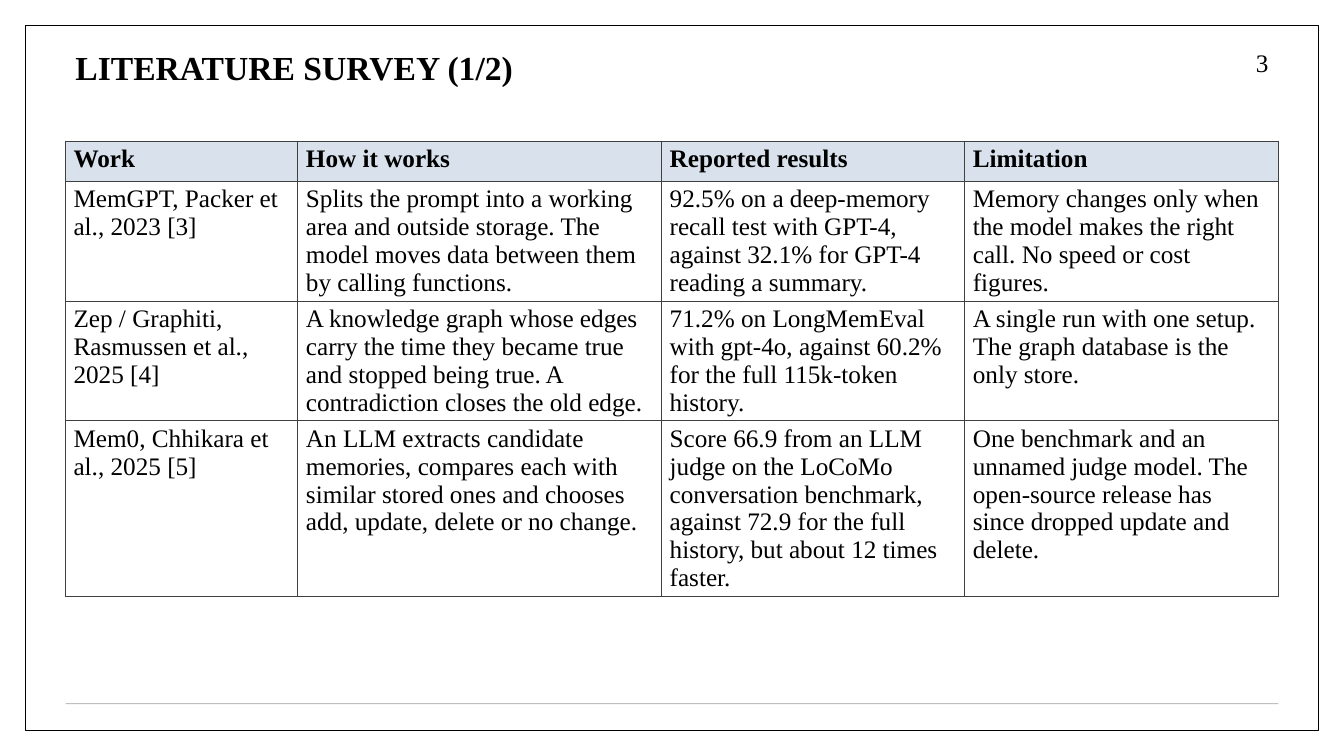
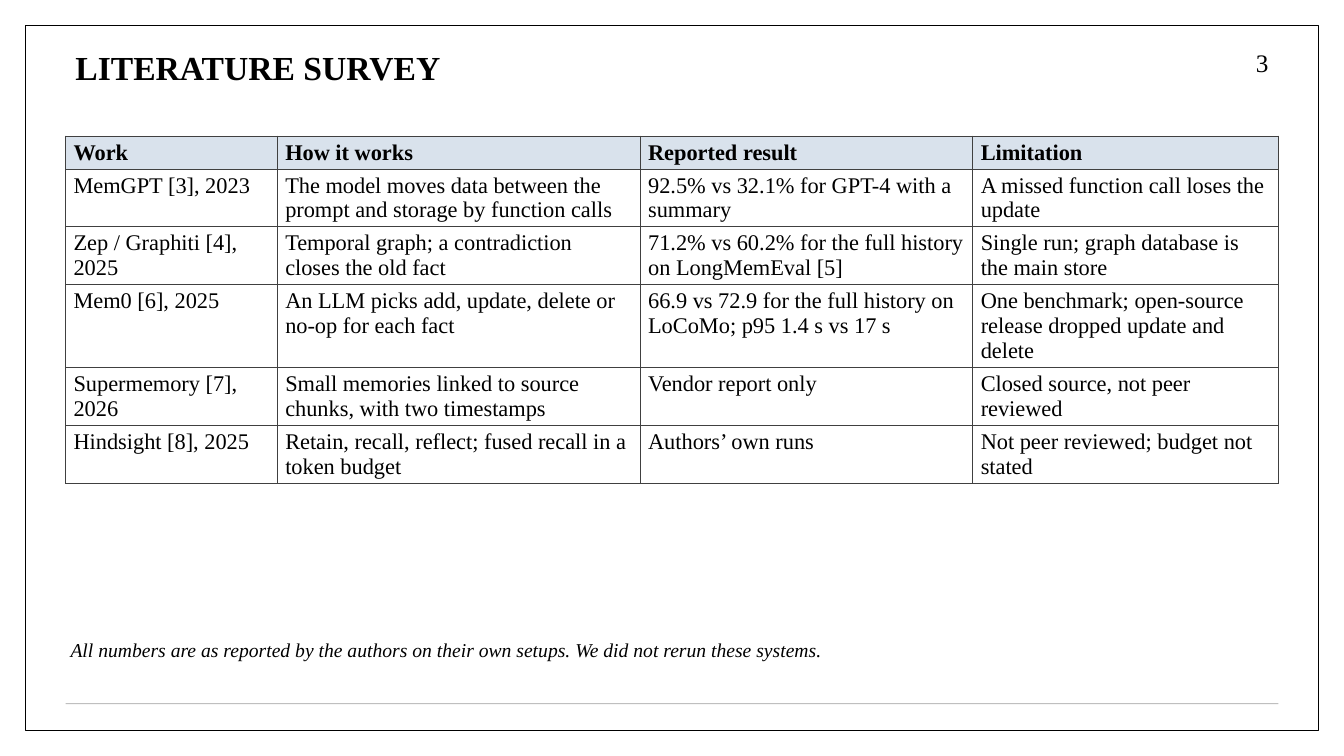
Before and after one commit to aryaniyaps/sdp-2026, a slide deck: slide 3 of P1_R2_13.pptx. Drawn at 1344x756 pixels with LibreOffice and Linux fonts; fonts in the diff are those of the drawing. Boxes give left, top, right and bottom in pixels: in the first picture for what was removed or moved away, otherwise in the second. Text is boxed around its words. In the diff, an @@ line names an element or a change of style, - is before the commit and + after.

Commit message:
Update the third project review slides and PDF

```diff
--- a/P1_R2_13.pptx
+++ b/P1_R2_13.pptx
@@ title at [75,57,440,81]: text changed @@
-LITERATURE SURVEY (1/2)
+LITERATURE SURVEY
@@ table at [66,136,1278,483] @@
-row 1: Work | How it works | Reported results | Limitation
-row 2: MemGPT, Packer et al., 2023 [3] | Splits the prompt into a working area and outside storage. The model moves data between them by calling functions. | 92.5% on a deep-memory recall test with GPT-4, against 32.1% for GPT-4 reading a summary. | Memory changes only when the model makes the right call. No speed or cost figures.
-row 3: Zep / Graphiti, Rasmussen et al., 2025 [4] | A knowledge graph whose edges carry the time they became true and stopped being true. A contradiction closes the old edge. | 71.2% on LongMemEval with gpt-4o, against 60.2% for the full 115k-token history. | A single run with one setup. The graph database is the only store.
-row 4: Mem0, Chhikara et al., 2025 [5] | An LLM extracts candidate memories, compares each with similar stored ones and chooses add, update, delete or no change. | Score 66.9 from an LLM judge on the LoCoMo conversation benchmark, against 72.9 for the full history, but about 12 times faster. | One benchmark and an unnamed judge model. The open-source release has since dropped update and delete.
+row 1: Work | How it works | Reported result | Limitation
+row 2: MemGPT [3], 2023 | The model moves data between the prompt and storage by function calls | 92.5% vs 32.1% for GPT-4 with a summary | A missed function call loses the update
+row 3: Zep / Graphiti [4], 2025 | Temporal graph; a contradiction closes the old fact | 71.2% vs 60.2% for the full history on LongMemEval [5] | Single run; graph database is the main store
+row 4: Mem0 [6], 2025 | An LLM picks add, update, delete or no-op for each fact | 66.9 vs 72.9 for the full history on LoCoMo; p95 1.4 s vs 17 s | One benchmark; open-source release dropped update and delete
+row 5: Supermemory [7], 2026 | Small memories linked to source chunks, with two timestamps | Vendor report only | Closed source, not peer reviewed
+row 6: Hindsight [8], 2025 | Retain, recall, reflect; fused recall in a token budget | Authors’ own runs | Not peer reviewed; budget not stated
@@ table: place and size @@
-table at [66,141,1279,591]
+table at [66,136,1278,483]
@@ text added at [71,643,821,662], 14 pt, text #000000, italic @@
+All numbers are as reported by the authors on their own setups. We did not rerun these systems.
```
Also in this commit, not shown: 12 other slides changed, 10 slides added, 19 slides removed, 1 other file.
